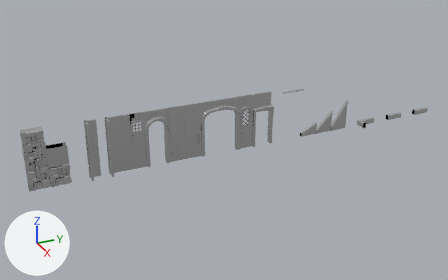
Two versions of the FBX model Assets/Art/Models/Environment/Architecture/Woodwall Modules.fbx, one commit apart.
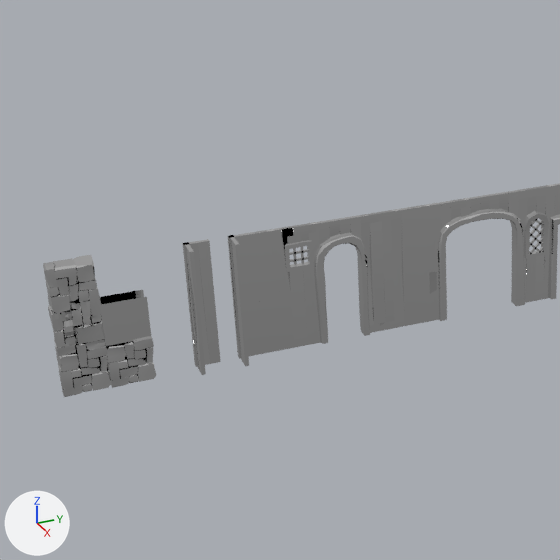
Each version is shown whole from a camera (50 mm lens) standing at (7.6, -6.2, 14.5) and looking at (-20.2, 6.3, 0.6), then close up on the part from 0% to 57% of the width and 3% to 95% of the height. Every picture has the same lights, and +X, +Y and +Z are marked at lower left. Where no turn or scale is listed for an object, it has been applied to the vertices. Vertices at the same position are counted once.

Objects in the first close-up: 'StoneWallMortar', 'StoneWallShort', 'StoneWallTall', 'WallWoodCorner', 'WallWoodCornerWorn', 'WallWoodDoorWayArched', 'WallWoodDoorWayDouble', 'WallWoodHalf', 'WallWoodNormal', 'WallWoodWindow', 'WallWoodWindowRaised', 'WallWoodWorn'.
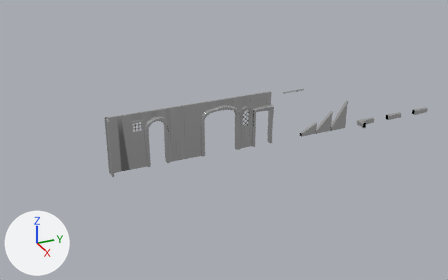
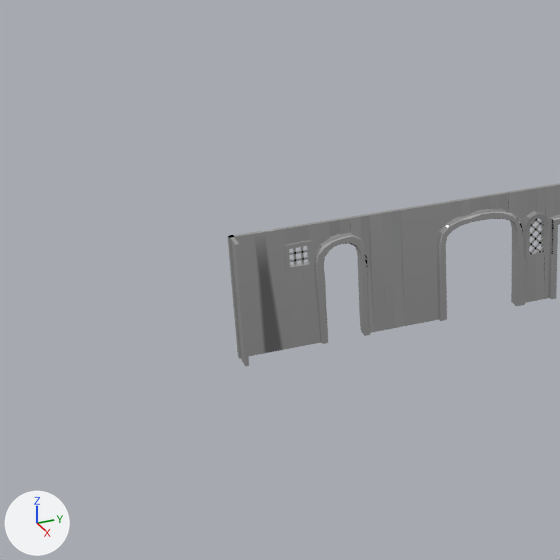
Boxes (x1, y1, x2, y2) around the edits, measured in the close-ups (560 x 560 px):
'StoneWallTall', deleted
    before: (43, 255, 111, 397)
'WallWoodCornerWorn', deleted
    before: (182, 239, 221, 375)
'StoneWallMortar', deleted
    before: (100, 290, 151, 346)
'StoneWallShort', deleted
    before: (104, 337, 156, 388)
part 1 of me_wallwoodhalf_001, cut back
    both: (255, 243, 284, 354)

What the commit changed:
me_wallwoodhalf_001 is used by ob_wallwoodhalf; location (-20.0, 1.0, 0.0).
me_wallwoodhalf_001 had 24 vertices, 25 faces and spanned x -0.05..0.05, y -0.5..0.0, z 0.0..3.0.
me_wallwoodhalf_001 now has 12 vertices, 11 faces and spans x -0.05..0.05, y -0.5..0.0, z 0.0..3.0.
Part 1, on me_wallwoodhalf_001:
12 vertices are removed from x -0.05..0.05, y -0.5..0.0, z 0.2..2.8.
21 faces are deleted.
7 new faces join them.
Object 'StoneWallTall' (ob_stonewalltall) is deleted.
Object 'WallWoodCornerWorn' (ob_wallwoodcornerworn) is deleted.
Object 'StoneWallShort' (ob_stonewallshort) is deleted.
Object 'StoneWallMortar' (ob_stonewallmortar) is deleted.
